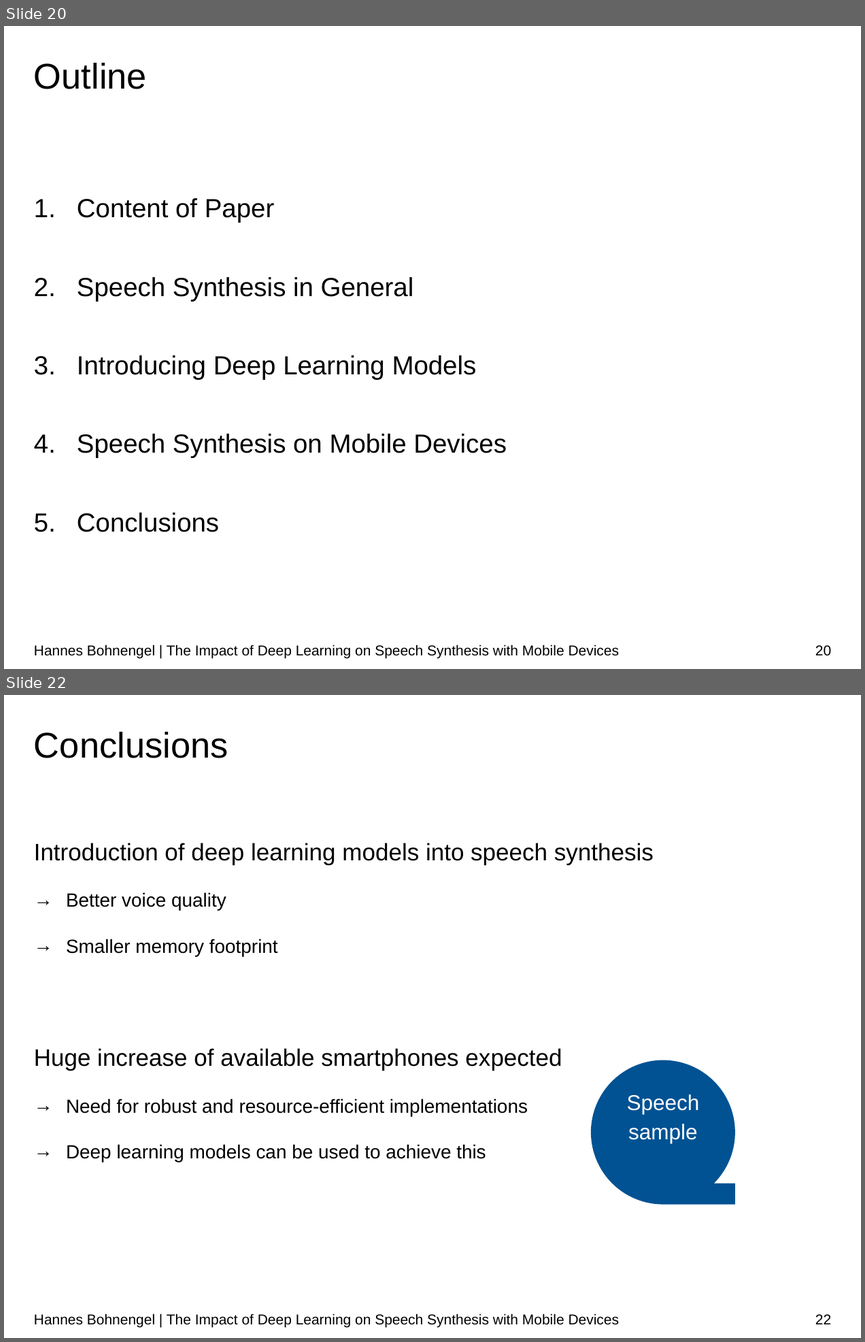
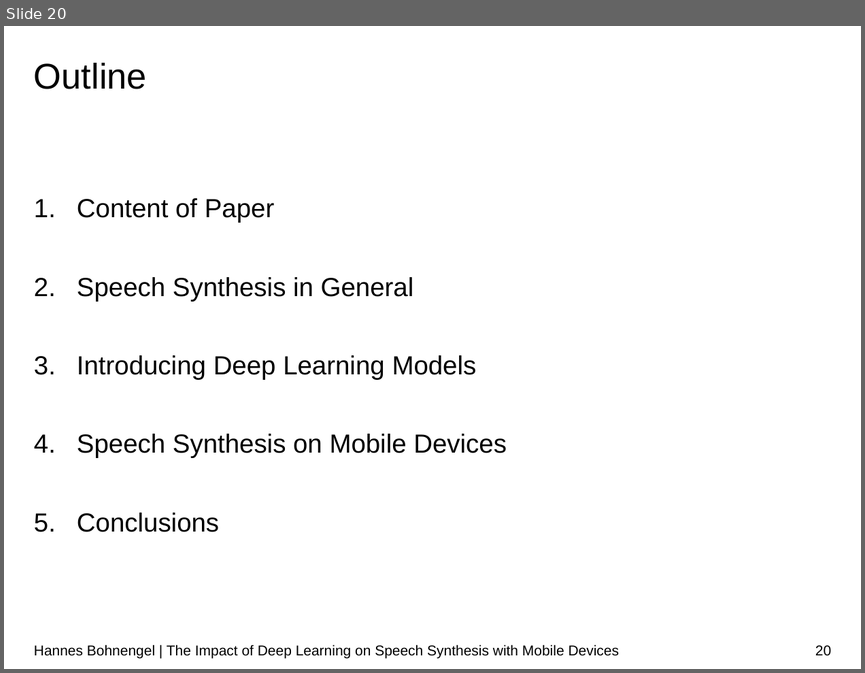
Before and after one commit to hannesb0/deeplearning, a slide deck: pres/Final_Presentation_V03.pptx. Shown one above the other, each under a label of ours: slides 20 and 22 before the commit, slide 20 after it; the slides between them are not shown. The pictures are 865x1342 and 865x673 pixels, drawn with LibreOffice and Linux fonts; fonts in the diff are those of the drawing; background and template pictures are left out. Boxes give left, top, right and bottom in pixels: in the first picture for what was removed or moved away, otherwise in the second. Text is boxed around its words. In the diff, an @@ line names an element or a change of style, - is before the commit and + after.

```diff
--- a/pres/Final_Presentation_V03.pptx
+++ b/pres/Final_Presentation_V03.pptx
@@ slide 22 removed at (4, 695, 861, 1338), background #FFFFFF; not listed: 1 template element that a slide beside it also shows @@
@@ title removed at (34, 732, 228, 758) @@
-Conclusions
@@ text removed at (34, 843, 653, 1161) @@
-Introduction of deep learning models into speech synthesis
-→ Better voice quality
-→ Smaller memory footprint
-Huge increase of available smartphones expected
-→ Need for robust and resource-efficient implementations
-→ Deep learning models can be used to achieve this
@@ flow chart magnetic tape removed at (591, 1060, 735, 1204) @@
-Speech sample
@@ page number removed at (815, 1314, 831, 1324) @@
-22
```
Also in this commit, not shown: 3 slides changed, 1 other slide removed.
